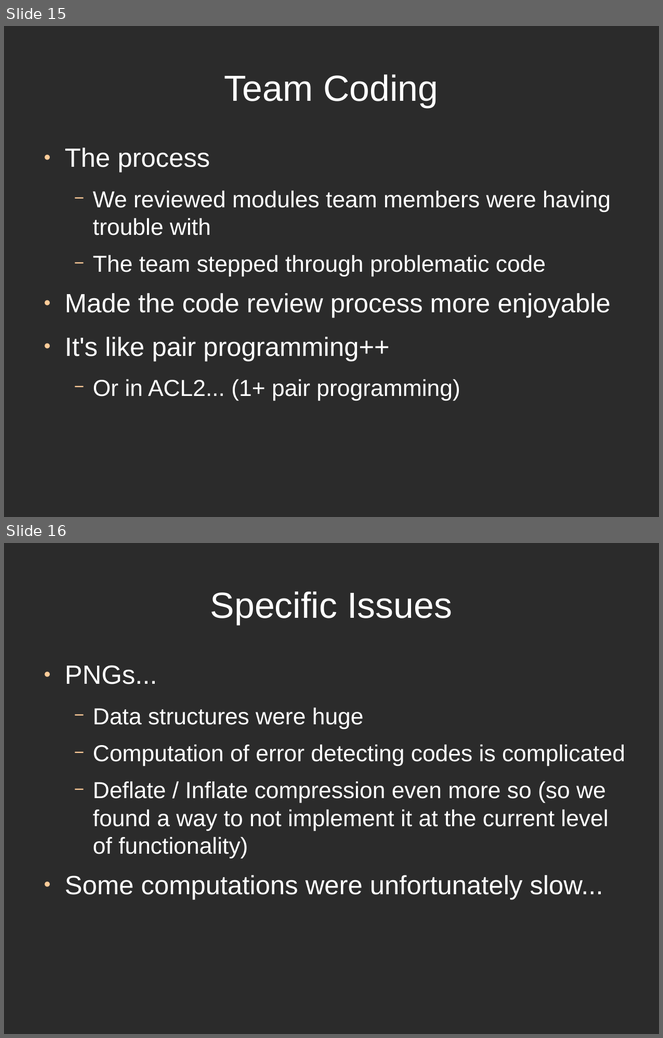
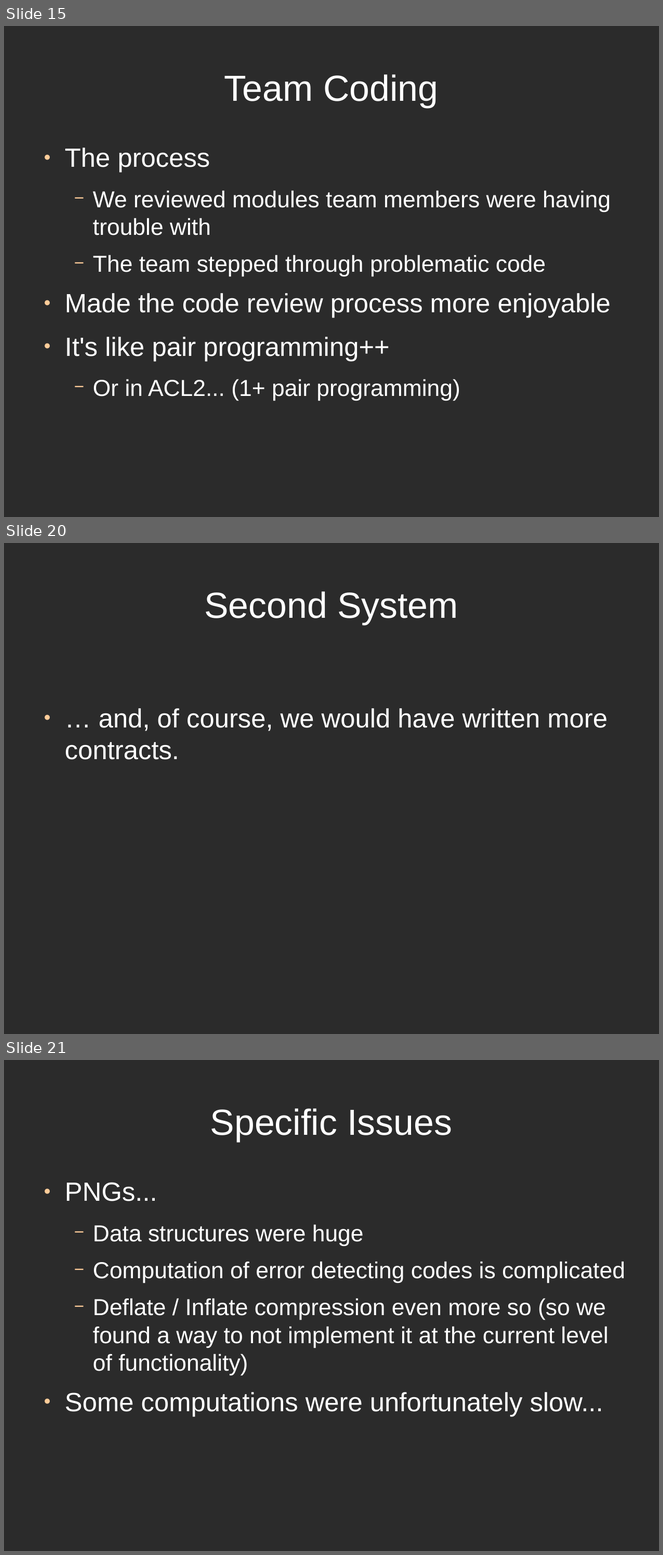
Before and after one commit to directrix1/se2, a slide deck: wip/SE2Presentation.odp. Shown one above the other, each under a label of ours: slides 15 and 16 before the commit, slides 15, 20 and 21 after it; the slides between them are not shown. The pictures are 663x1038 and 663x1555 pixels, drawn with LibreOffice and Linux fonts; fonts in the diff are those of the drawing; background and template pictures are left out; a plain dark background stands for a picture behind light text. Boxes give left, top, right and bottom in pixels: in the first picture for what was removed or moved away, otherwise in the second. Text is boxed around its words. In the diff, an @@ line names an element or a change of style, - is before the commit and + after.

```diff
--- a/wip/SE2Presentation.odp
+++ b/wip/SE2Presentation.odp
@@ slide 20 added at (4,543,659,1034), background picture (left out) @@
@@ title added at (204,591,458,625), 44 pt, text #FFFFFF @@
+Second System
@@ text added at (65,708,608,760), 32 pt, text #FFFFFF @@
+● … and, of course, we would have written more contracts.
@@ what was slide 16 is now slide 21 @@
```
Also in this commit, not shown: 4 other slides added, 1 other file.
